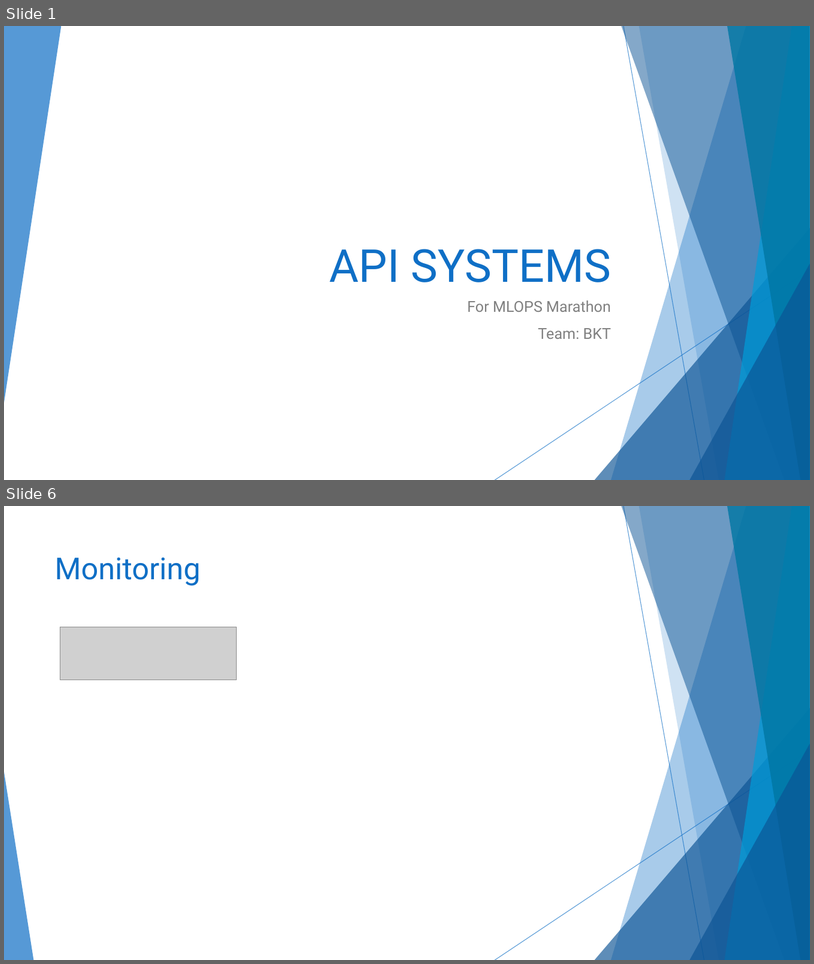
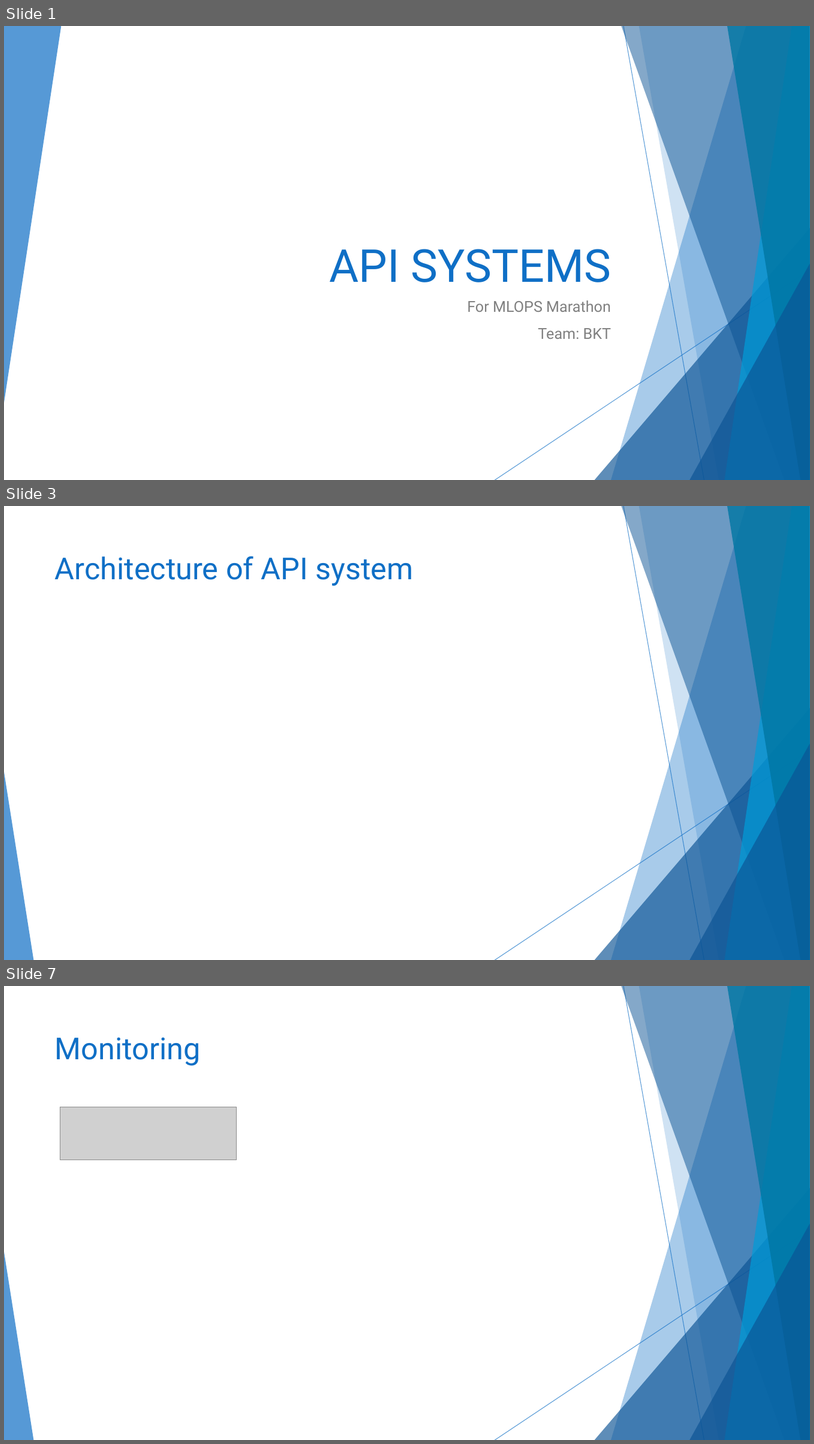
Before and after one commit to bkt92/bkt_mlops, a slide deck: notebooks/API Presentation.pptx. Shown one above the other, each under a label of ours: slides 1 and 6 before the commit, slides 1, 3 and 7 after it; the slides between them are not shown. The pictures are 814x964 and 814x1444 pixels, drawn with LibreOffice and Linux fonts; fonts in the diff are those of the drawing; grey boxes stand for pictures. Boxes give left, top, right and bottom in pixels: in the first picture for what was removed or moved away, otherwise in the second. Text is boxed around its words. In the diff, an @@ line names an element or a change of style, - is before the commit and + after.

```diff
--- a/notebooks/API Presentation.pptx
+++ b/notebooks/API Presentation.pptx
@@ slide 3 added at [4, 506, 810, 960], background #FFFFFF; not listed: 10 template elements that a slide beside it also shows @@
@@ title added at [55, 556, 414, 586], 36 pt, text #0F6FC6 @@
+Architecture of API system
@@ what was slide 6 is now slide 7 @@
```
Also in this commit, not shown: 2 slides changed, 2 other slides added, 2 slides removed, 2 other files.
